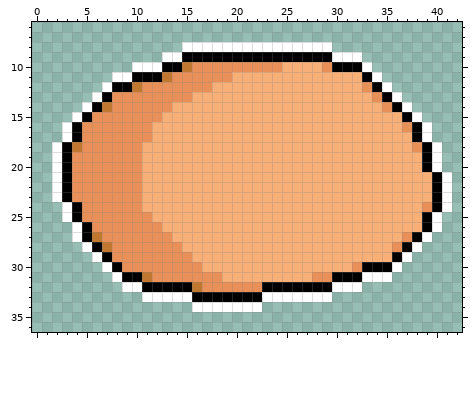
Pixel-art file, stored at ASSETS/graphics/fired egg.aseprite. The picture above was drawn from the file before the commit.
45x45 pixels, 1 frame. Shown: x 0..42, y 6..36.
After:
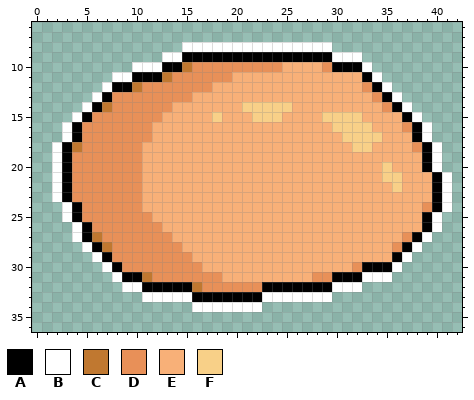
Palette (. is transparent): A #000000  B #ffffff  C #c07830  D #e89058  E #f8b078  F #f8d088
Changes in this commit:
@@ x 16..38 @@
 13 EEEEEEEEEEEEEEEEEEDAB..
-14 EEEEEEEEEEEEEEEEEEEDAB.
-15 EEEEEEEEEEEEEEEEEEEEEAB
-16 EEEEEEEEEEEEEEEEEEEEEDA
-17 EEEEEEEEEEEEEEEEEEEEEEA
-18 EEEEEEEEEEEEEEEEEEEEEED
+14 EEEEEFFFFFEEEEEEEEEDAB.
+15 EEFEEEFFFEEEEFFFFEEEEAB
+16 EEEEEEEEEEEEEEFFFFEEEDA
+17 EEEEEEEEEEEEEEEFFFFEEEA
+18 EEEEEEEEEEEEEEEEFFEEEED
 19 EEEEEEEEEEEEEEEEEEEEEEE
-20 EEEEEEEEEEEEEEEEEEEEEEE
-21 EEEEEEEEEEEEEEEEEEEEEEE
-22 EEEEEEEEEEEEEEEEEEEEEEE
+20 EEEEEEEEEEEEEEEEEEEFEEE
+21 EEEEEEEEEEEEEEEEEEEFFEE
+22 EEEEEEEEEEEEEEEEEEEEFEE
 23 EEEEEEEEEEEEEEEEEEEEEEE
Changed places in both pictures, as pixel boxes (x1, y1, x2, y2):
changed: (212, 102, 402, 192)
